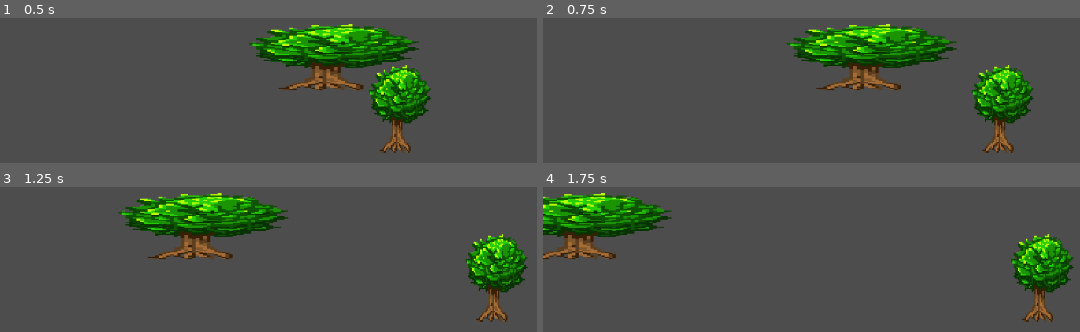
Above: before the commit, frames 1-4 (two rows, left to right).
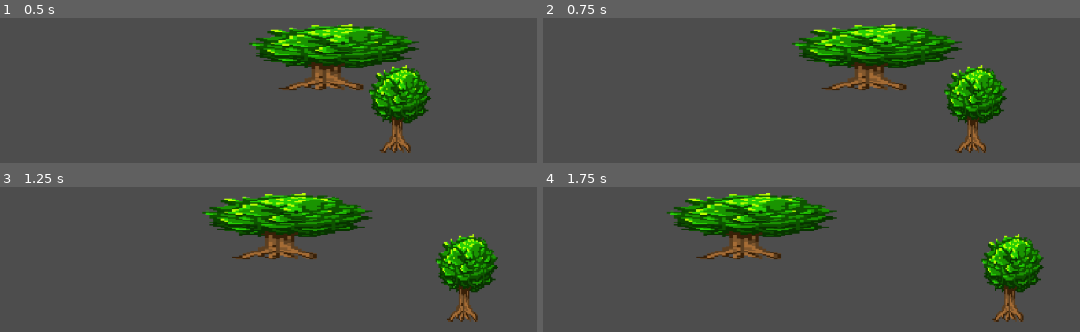
Above: after the commit, the same moments.

Repository: presto-manager/Technohole
Game: Godot game, scene res://test.tscn
The game is run twice, just before and just after one commit, with the same random seed, the same clock (stepped at 60 frames per second) and the same inputs.
Inputs:
- Up to frame 1 (0.5 s): no input
- Up to frame 2 (0.75 s): tap Enter (ui_accept) at 0.5 s; hold Right (ui_right) from 0.53 s (still down)
- Up to frame 3 (1.25 s): keep holding Right (ui_right); tap Enter (ui_accept) at 0.77 s
- Up to frame 4 (1.75 s): keep holding Right (ui_right); tap Enter (ui_accept) at 1.52 s

Frame 1 is identical in both runs. In frame 2, 11% of the frame differs, in the area x 45-92%, y 4-94%; in frame 3, 19%; in frame 4, 21%, in the area x 0-99%, y 4-94%.

Commit message:
rotation

Diff:
--- a/Technohole/technohole/player.gd
+++ b/Technohole/technohole/player.gd
@@ -8,6 +8,7 @@
 var speed = 150
 var jumpForce = 500
 var gravity = 700
+var rotation_speed = 5.0
 var vel = Vector2()
 
 
@@ -31,6 +32,12 @@
 	else:
 		velocity.x = move_toward(velocity.x, 0, SPEED)
 
+	if velocity.length() > 0:
+		velocity = velocity.normalized() * speed
+		var target_rotation = velocity.angle()
+		rotation = lerp_angle(rotation, target_rotation, rotation_speed * delta)
+
+
 	move_and_slide()
 
 #
